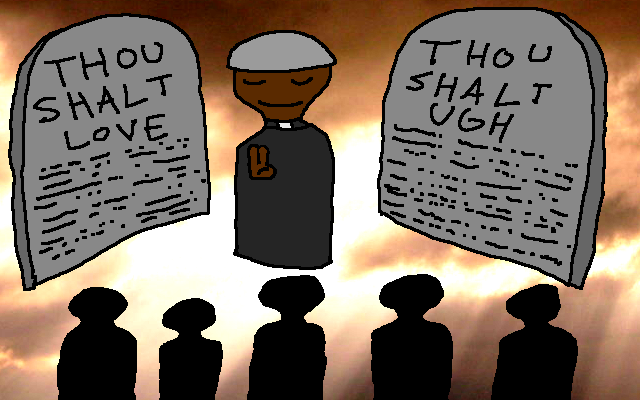
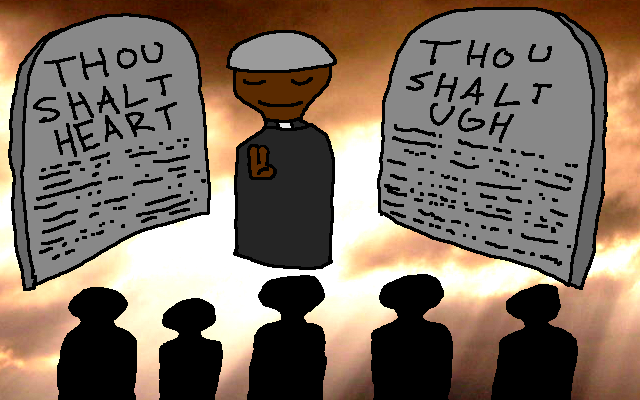
Before/after of a (640, 400) layered artwork. What changed in the layer stack:
painted on "Layer #1" over [54,102,177,157]
